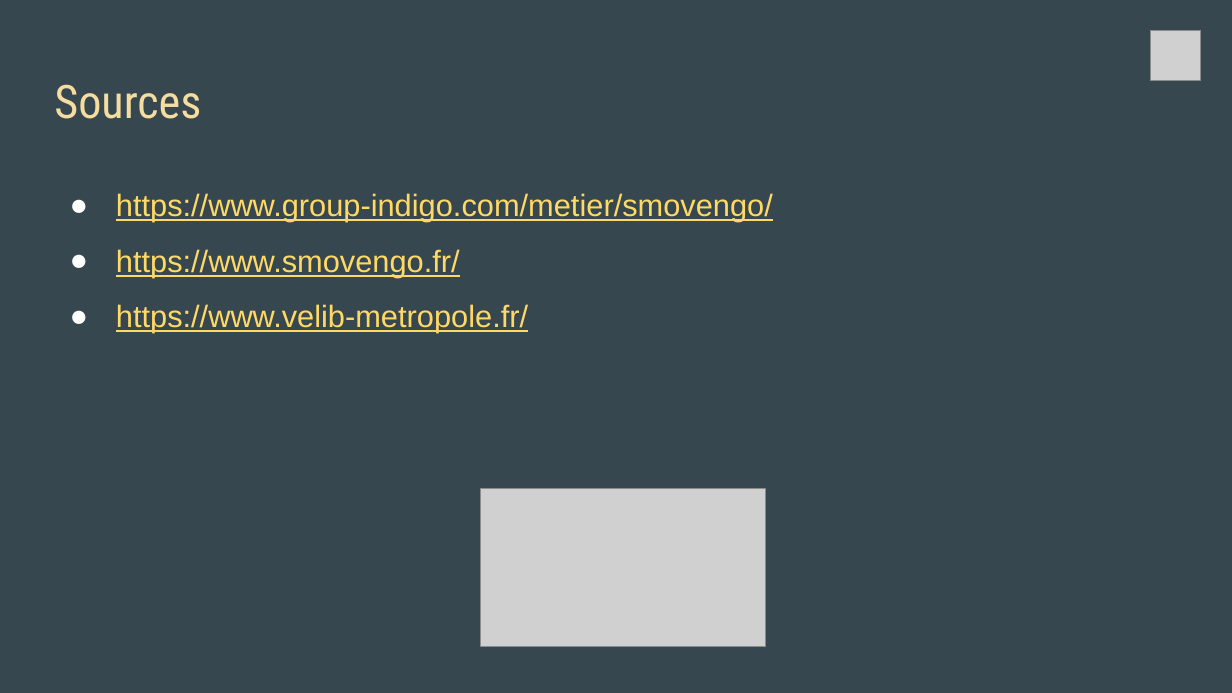
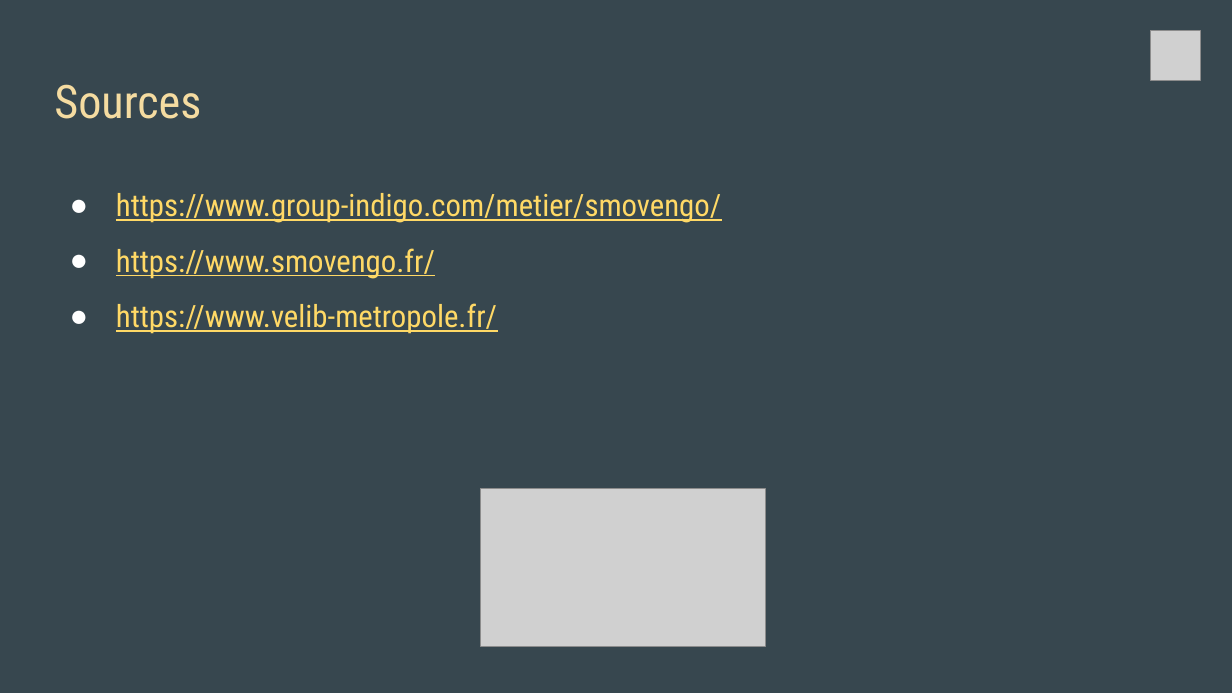
Before and after one commit to allisterk2703/velib-data-ingestion, a slide deck: slide 9 of docs/velops_presentation.pptx. Drawn at 1232x693 pixels with LibreOffice and Linux fonts; fonts in the diff are those of the drawing; grey boxes stand for pictures. Boxes give left, top, right and bottom in pixels: in the first picture for what was removed or moved away, otherwise in the second. Text is boxed around its words. In the diff, an @@ line names an element or a change of style, - is before the commit and + after.

```diff
--- a/docs/velops_presentation.pptx
+++ b/docs/velops_presentation.pptx
@@ text "https://www.group-indigo.com/metier/smovengo/" at bbox=[116, 193, 721, 334]: font Arial to Roboto Condensed @@
```
Also in this commit, not shown: 4 other slides changed, 1 slide added, 1 slide removed, 3 other files.
